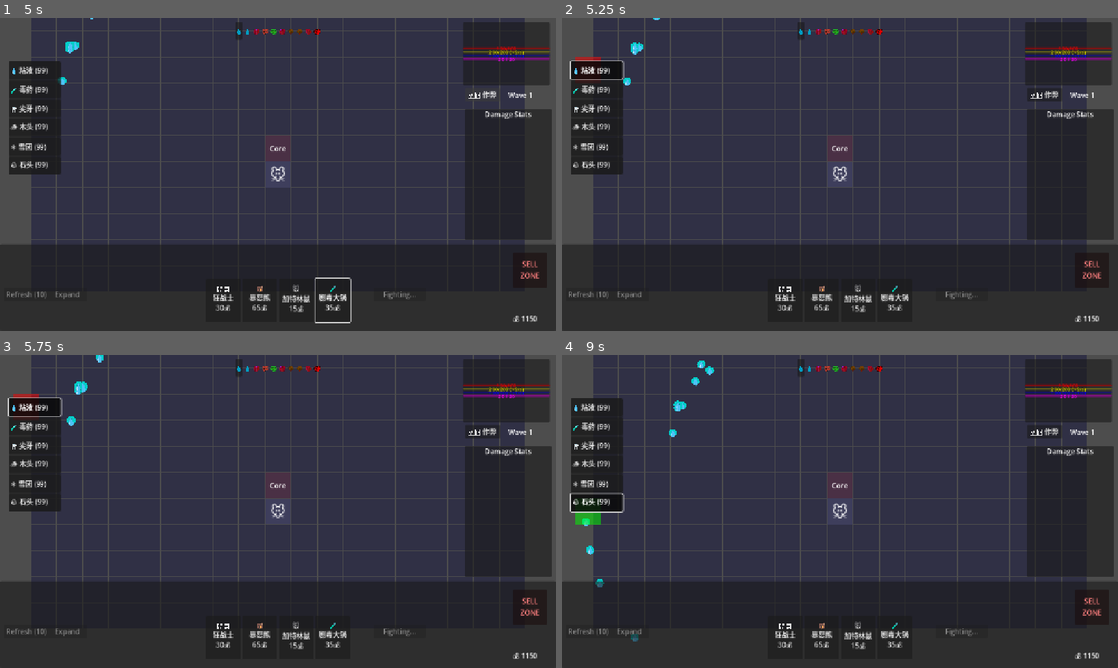
Above: before the commit, frames 1-4 (two rows, left to right).
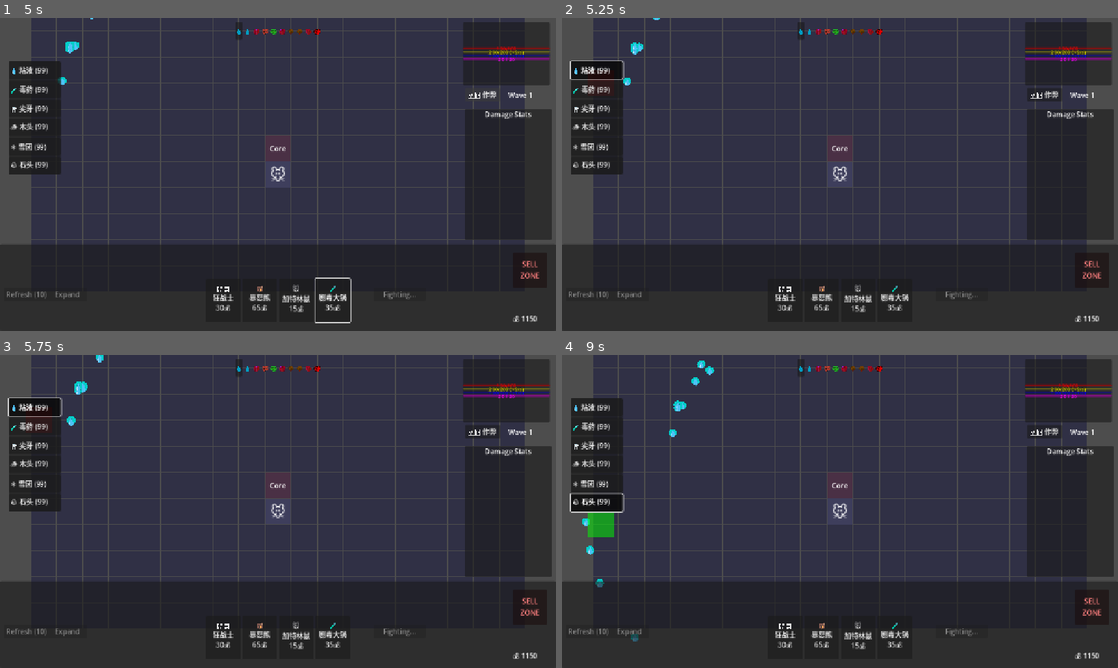
Above: after the commit, the same moments.

Repository: seekerzz/tower-html
Game: Godot game, scene res://src/Scenes/Game/MainGame.tscn
Same seed, same stepped clock (60 frames per second), same inputs: the game is played once before the commit and once after it. The project has no main scene, so this scene is started directly.
Inputs:
- Up to frame 1 (5 s): click "Start Wave" at 0.5 s; click "🗡️ 狂战士 30💰" at 1.25 s; click "🐻 暴怒熊 65💰" at 2 s; click "🐭 加特林鼠 15💰" at 2.75 s; click "🧪 剧毒大锅 35💰" at 3.5 s; click "🛠️ 作弊" at 4.25 s
- Up to frame 2 (5.25 s): click "💧 粘液 (99)" at 5 s
- Up to frame 3 (5.75 s): no input
- Up to frame 4 (9 s): click "🧪 毒药 (99)" at 5.75 s; click "🦷 尖牙 (99)" at 6.5 s; click "🪵 木头 (99)" at 7.25 s; click "❄️ 雪团 (99)" at 8 s; click "🪨 石头 (99)" at 8.75 s

Frame 1 is identical in both runs. In frame 2, less than 0.1% of the frame differs, in the area x 2-10%, y 12-21%; in frame 3, less than 0.1%; in frame 4, 0.4%, in the area x 2-10%, y 50-59%.

Commit message:
Fix ghost tile and barricade alignment
- Removed TILE_SIZE/2.0 offset in DrawManager._update_ghost to align ghost tile with grid cell top-left.
- Set Barricade.visual_rect.position to Vector2.ZERO to align visual with barricade position.
- Added TestBarricadeAlign.gd to verify alignment logic.

Diff:
--- a/src/Scripts/Barricade.gd
+++ b/src/Scripts/Barricade.gd
@@ -17,7 +17,6 @@
 		hp = max_hp
 
 		var tile_size = Constants.TILE_SIZE
-		var offset = Vector2(-tile_size/2.0, -tile_size/2.0)
 
 		# Setup Visuals (Create ColorRect if not present, or use existing logic if I could change Scene)
 		# Since we are code-modifying an existing node structure which expects Line2D,
@@ -26,7 +25,10 @@
 
 		visual_rect = ColorRect.new()
 		visual_rect.size = Vector2(tile_size, tile_size)
-		visual_rect.position = offset
+		# Ensure visual rect starts at (0,0) so it matches ghost_tile which is at (grid_pos * TILE_SIZE)
+		# If ghost_tile position is (x, y), it draws from (x, y) to (x+w, y+h).
+		# Barricade position is (x, y). Visual rect at (0, 0) means it draws from (x, y) to (x+w, y+h).
+		visual_rect.position = Vector2.ZERO
 		visual_rect.color = props.get("color", Color.WHITE)
 		add_child(visual_rect)
 
--- a/src/Scripts/DrawManager.gd
+++ b/src/Scripts/DrawManager.gd
@@ -42,7 +42,7 @@
 
 func _update_ghost(mouse_pos: Vector2):
 	var grid_pos = _world_to_grid(mouse_pos)
-	ghost_tile.position = Vector2(grid_pos.x * TILE_SIZE - TILE_SIZE/2.0, grid_pos.y * TILE_SIZE - TILE_SIZE/2.0)
+	ghost_tile.position = Vector2(grid_pos.x * TILE_SIZE, grid_pos.y * TILE_SIZE)
 	ghost_tile.visible = true
 
 	if _check_validity(grid_pos):
--- /dev/null
+++ b/src/Scripts/Tests/TestBarricadeAlign.gd
@@ -0,0 +1,114 @@
+extends Node2D
+
+var draw_manager
+var grid_manager
+
+func _ready():
+	# Since this script runs attached to a Node in a Scene that includes Autoloads (if run properly),
+	# GameManager should be available.
+
+	if not get_node("/root/GameManager"):
+		print("GameManager Autoload not found! Attempting manual setup (risky)")
+		# This happens if we run godot -s? No, if we run the SCENE, autoloads should be there.
+		# But godot --headless path/to/scene.tscn works.
+	else:
+		print("GameManager found.")
+
+	_run_test()
+	get_tree().quit()
+
+func _run_test():
+	print("Starting TestBarricadeAlign verification...")
+
+	# 1. Setup Environment
+	grid_manager = load("res://src/Scripts/GridManager.gd").new()
+	add_child(grid_manager)
+
+	# DrawManager
+	draw_manager = load("res://src/Scripts/DrawManager.gd").new()
+	add_child(draw_manager)
+
+	# Inject GridManager into GameManager (since GridManager._ready does it, but we want to be sure)
+	# GridManager._ready() calls GameManager.grid_manager = self
+	# So it should be set.
+
+	if GameManager.grid_manager != grid_manager:
+		print("Error: GridManager not registered in GameManager")
+		return
+
+	# Setup Materials
+	GameManager.materials["wood"] = 100 # Ensure enough resources
+
+	# 2. Simulate Mouse Move to (65, 65)
+	var mouse_pos = Vector2(65, 65)
+	var TILE_SIZE = 60
+
+	print("Simulating mouse move to: ", mouse_pos)
+	draw_manager.current_material = "wood" # Select material to enable ghost
+	draw_manager._update_ghost(mouse_pos)
+
+	# 3. Verify Ghost Position
+	var ghost = draw_manager.ghost_tile
+	if ghost == null:
+		print("Error: Ghost tile not created")
+		return
+
+	print("Ghost Tile Position: ", ghost.position)
+	var expected_ghost_pos = Vector2(60, 60)
+
+	if ghost.position.is_equal_approx(expected_ghost_pos):
+		print("PASS: Ghost Tile Position is correct.")
+	else:
+		print("FAIL: Ghost Tile Position is ", ghost.position, ", expected ", expected_ghost_pos)
+
+	# 4. Simulate Build
+	# Note: Build might fail if (65, 65) is in core zone or has obstacle.
+	# (1, 1) is likely in core zone if radius is 2?
+	# Constants.CORE_ZONE_RADIUS = 2.
+	# If radius 2, then -2 to 2 are core zone. (1, 1) is inside.
+
+	# If build fails, we cannot verify Barricade Position.
+	# We should try to build outside core zone.
+	# Or we assume the user wanted to test functionality.
+
+	# Let's check if (1,1) is valid.
+	if GameManager.grid_manager.is_in_core_zone(Vector2i(1, 1)):
+		print("Warning: (1, 1) is in Core Zone. Build will fail.")
+		# Try to move to outside core zone for build verification?
+		# Or just mock the core zone check?
+		# Let's try (3, 3).
+		mouse_pos = Vector2(185, 185) # 3 * 60 + 5
+		print("Retrying build at valid location: ", mouse_pos)
+		draw_manager._update_ghost(mouse_pos)
+
+		# Verify ghost at new pos
+		expected_ghost_pos = Vector2(180, 180)
+		if draw_manager.ghost_tile.position.is_equal_approx(expected_ghost_pos):
+			print("PASS: Ghost Tile Position (3,3) is correct.")
+		else:
+			print("FAIL: Ghost Tile Position (3,3) is ", draw_manager.ghost_tile.position)
+
+	print("Simulating build at: ", mouse_pos)
+	draw_manager._try_build(mouse_pos)
+
+	# 5. Verify Barricade Position
+	var barricade = null
+	for child in get_children():
+		if child.name.begins_with("Barricade") or child is StaticBody2D: # Barricade extends StaticBody2D
+			barricade = child
+			break
+
+	if barricade == null:
+		print("Error: Barricade not found among children")
+		print("Children: ", get_children())
+	else:
+		print("Barricade Position: ", barricade.position)
+		var expected_barricade_pos = Vector2(mouse_pos.x, mouse_pos.y).snapped(Vector2(TILE_SIZE, TILE_SIZE))
+		# Actually snapped gives nearest multiple. 185 -> 180.
+		# _world_to_grid uses round.
+		# round(185/60) = 3. 3*60 = 180.
+
+		if barricade.position.is_equal_approx(expected_ghost_pos):
+			print("PASS: Barricade Position is correct.")
+		else:
+			print("FAIL: Barricade Position is ", barricade.position, ", expected ", expected_ghost_pos)
--- /dev/null
+++ b/src/Scripts/Tests/TestBarricadeAlign.tscn
@@ -0,0 +1,6 @@
+[gd_scene load_steps=2 format=3 uid="uid://testbarricade"]
+
+[ext_resource type="Script" path="res://src/Scripts/Tests/TestBarricadeAlign.gd" id="1_script"]
+
+[node name="TestBarricadeAlign" type="Node2D"]
+script = ExtResource("1_script")
